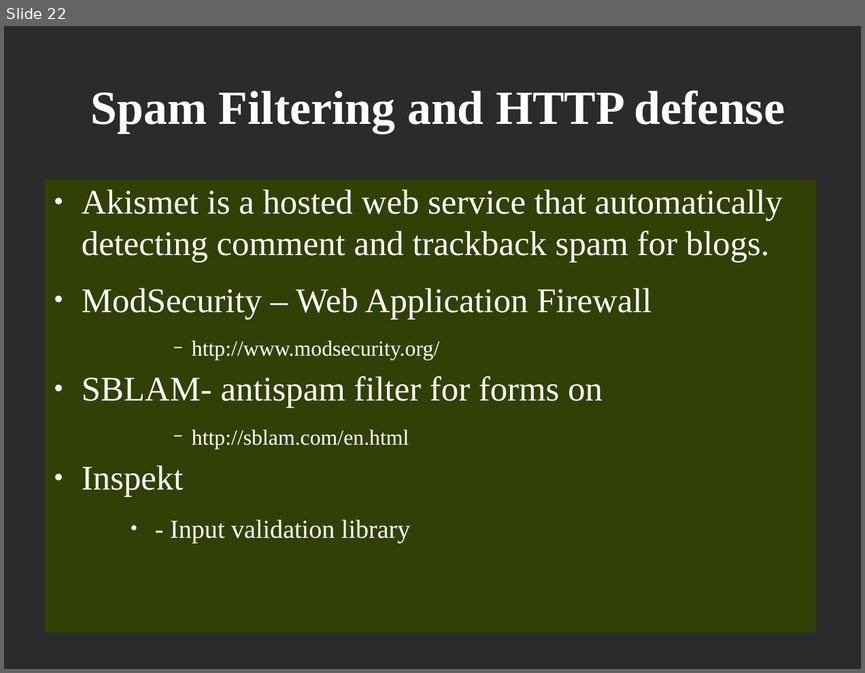
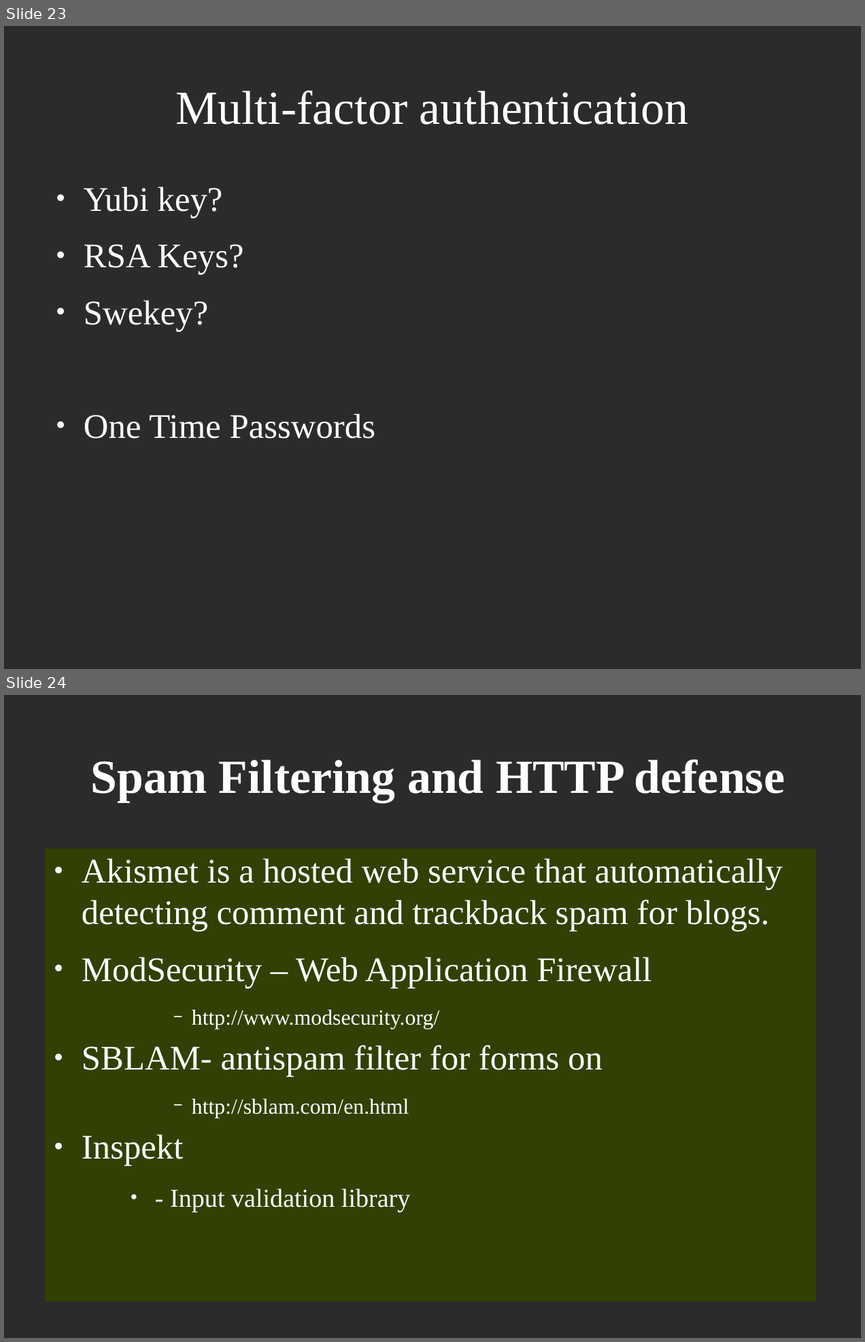
Before and after one commit to obscuritysystems/Webspiders, a slide deck: WebSpiders.odp. Shown one above the other, each under a label of ours: slide 22 before the commit, slides 23 and 24 after it. The pictures are 865x673 and 865x1342 pixels, drawn with LibreOffice and Linux fonts; fonts in the diff are those of the drawing; background and template pictures are left out; a plain dark background stands for a picture behind light text. Boxes give left, top, right and bottom in pixels: in the first picture for what was removed or moved away, otherwise in the second. Text is boxed around its words. In the diff, an @@ line names an element or a change of style, - is before the commit and + after.

```diff
--- a/WebSpiders.odp
+++ b/WebSpiders.odp
@@ slide 23 added at [4,26,861,669], background picture (left out) @@
@@ title added at [175,91,688,125], 44 pt, text #FFFFFF @@
+Multi-factor authentication
@@ text added at [84,186,376,439], 32 pt, text #FFFFFF @@
+● Yubi key?
+● RSA Keys?
+● Swekey?
+● One Time Passwords
@@ what was slide 22 is now slide 24 @@
```
Also in this commit, not shown: 2 slides changed, 1 other slide added.
